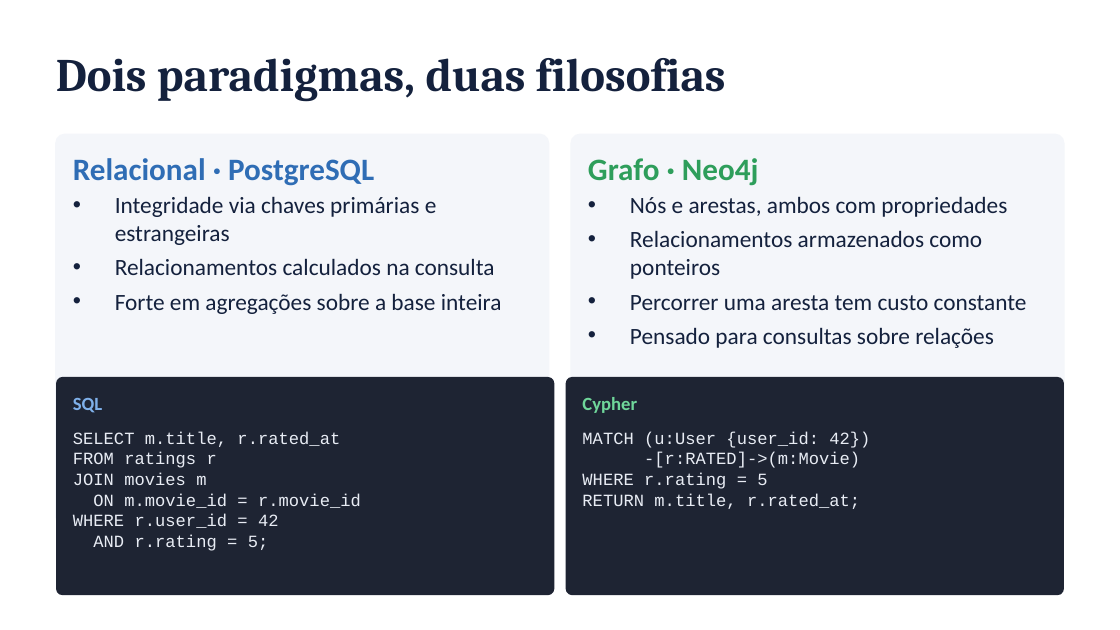
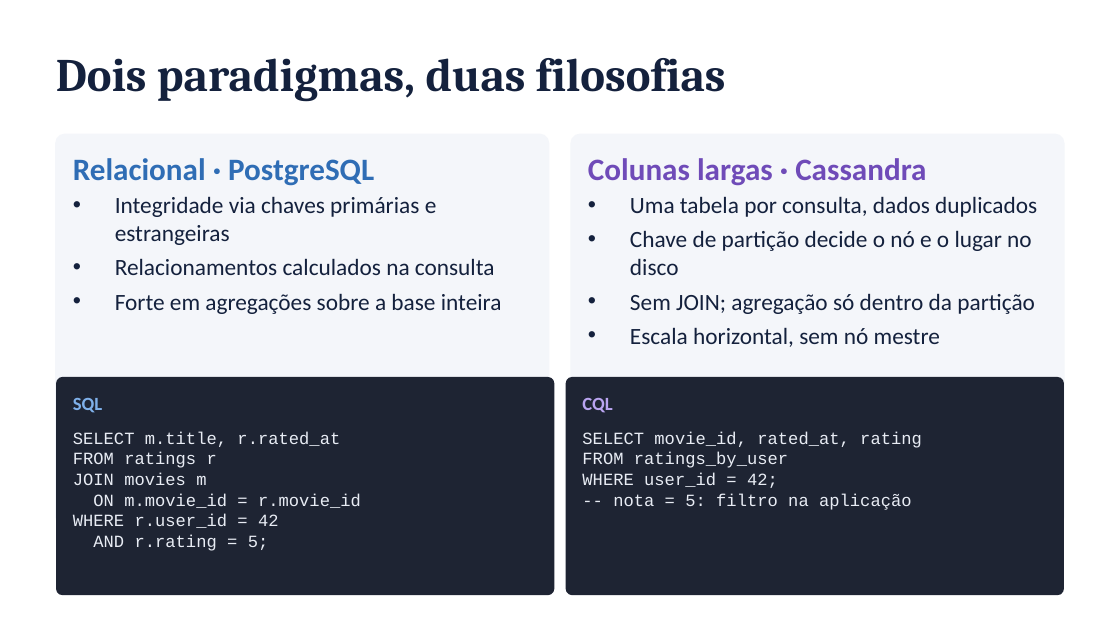
Before and after one commit to FineiasAntonio/BancoDeDados, a slide deck: slide 3 of docs/apresentacao.pptx. Drawn at 1120x630 pixels with LibreOffice and Linux fonts; fonts in the diff are those of the drawing. Boxes give left, top, right and bottom in pixels: in the first picture for what was removed or moved away, otherwise in the second. Text is boxed around its words. In the diff, an @@ line names an element or a change of style, - is before the commit and + after.

```diff
--- a/docs/apresentacao.pptx
+++ b/docs/apresentacao.pptx
@@ text at box(588, 158, 926, 186): text changed; text colour #2E9E5B to #6F4BB8 @@
-Grafo · Neo4j
+Colunas largas · Cassandra
@@ text at box(630, 196, 1037, 347): text changed @@
-• Nós e arestas, ambos com propriedades
-• Relacionamentos armazenados como ponteiros
-• Percorrer uma aresta tem custo constante
-• Pensado para consultas sobre relações
+• Uma tabela por consulta, dados duplicados
+• Chave de partição decide o nó e o lugar no disco
+• Sem JOIN; agregação só dentro da partição
+• Escala horizontal, sem nó mestre
@@ text at box(582, 398, 612, 413): text changed; text colour #6FD69A to #B9A4F0 @@
-Cypher
+CQL
@@ text at box(582, 431, 922, 510): text changed @@
-MATCH (u:User {user_id: 42})
--[r:RATED]->(m:Movie)
-WHERE r.rating = 5
-RETURN m.title, r.rated_at;
+SELECT movie_id, rated_at, rating
+FROM ratings_by_user
+WHERE user_id = 42;
+-- nota = 5: filtro na aplicação
```
Also in this commit, not shown: 10 other slides changed, 3 slides added, 4 slides removed, 3 other files.
